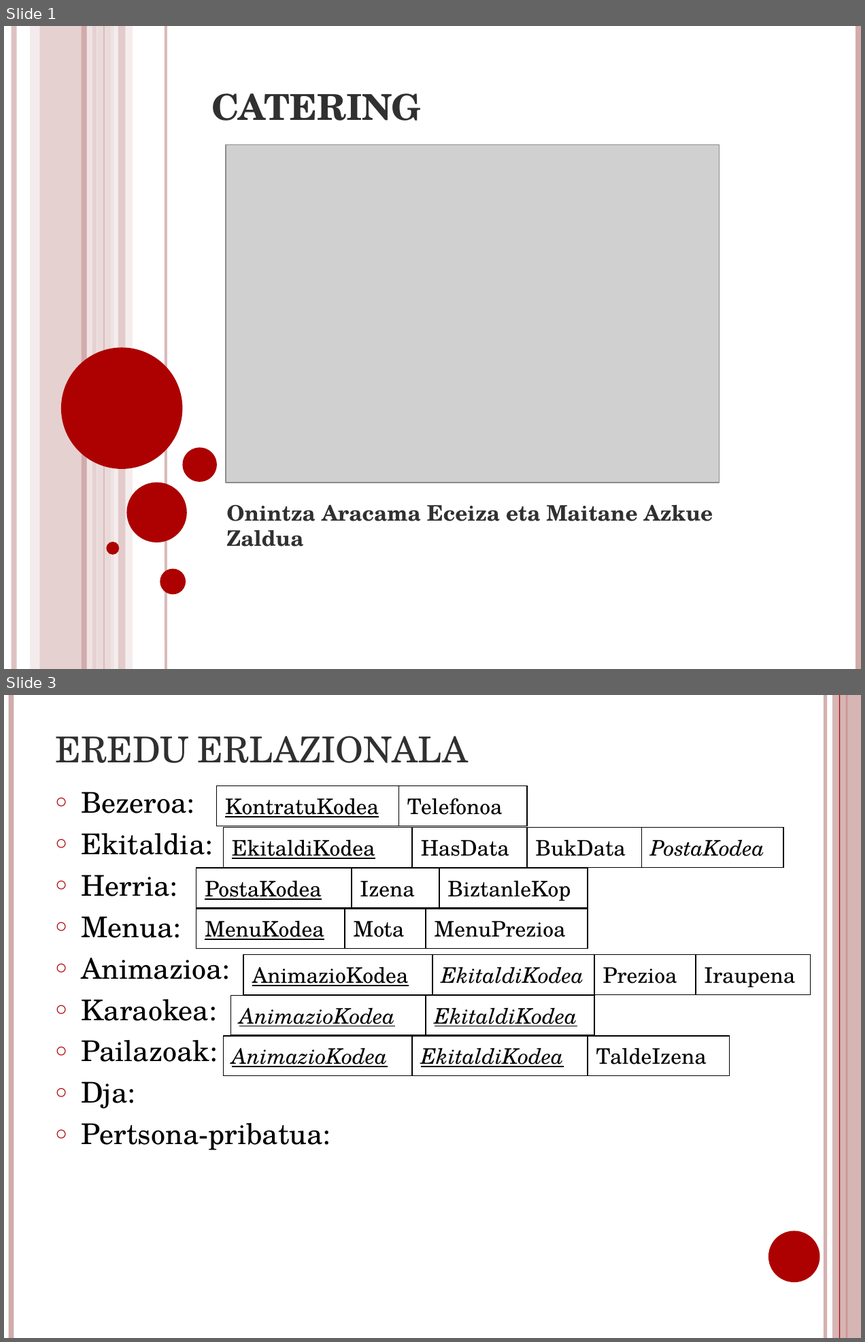
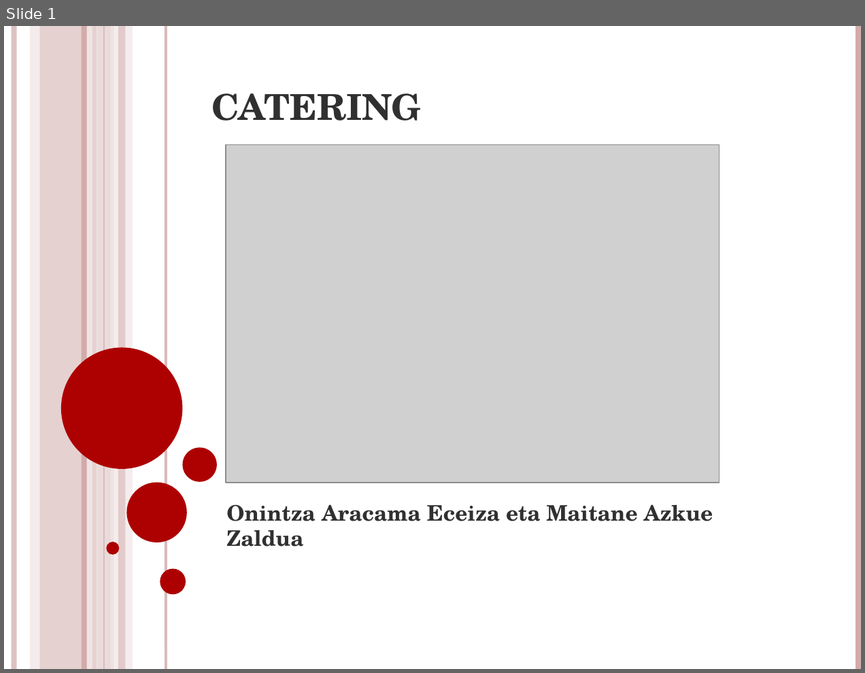
Before and after one commit to mazkue004/wso001m004, a slide deck: ikasleak/DBD/CATERING.pptx. Shown one above the other, each under a label of ours: slides 1 and 3 before the commit, slide 1 after it; the slides between them are not shown. The pictures are 865x1342 and 865x673 pixels, drawn with LibreOffice and Linux fonts; fonts in the diff are those of the drawing; grey boxes stand for pictures. Boxes give left, top, right and bottom in pixels: in the first picture for what was removed or moved away, otherwise in the second. Text is boxed around its words. In the diff, an @@ line names an element or a change of style, - is before the commit and + after.

```diff
--- a/ikasleak/DBD/CATERING.pptx
+++ b/ikasleak/DBD/CATERING.pptx
@@ slide 3 removed at [4,695,861,1338], background #FFFFFF @@
@@ line removed from (11, 695) to (11, 1338) @@
@@ line removed from (825, 695) to (825, 1338) @@
@@ rectangle removed at [832,695,861,1338] @@
@@ line removed from (839, 695) to (839, 1338) @@
@@ line removed from (847, 695) to (847, 1338) @@
@@ title removed at [55,736,468,763] @@
-EREDU ERLAZIONALA
@@ text removed at [81,792,330,1150] @@
-○ Bezeroa:
-○ Ekitaldia:
-○ Herria:
-○ Menua:
-○ Animazioa:
-○ Karaokea:
-○ Pailazoak:
-○ Dja:
-○ Pertsona-pribatua:
@@ table removed at [216,786,528,821], 1 rows, 2 columns @@
-KontratuKodea | Telefonoa
@@ table removed at [224,828,783,863], 1 rows, 4 columns @@
-EkitaldiKodea | HasData | BukData | PostaKodea
@@ table removed at [196,868,587,904], 1 rows, 3 columns @@
-PostaKodea | Izena | BiztanleKop
@@ table removed at [196,909,587,943], 1 rows, 3 columns @@
-MenuKodea | Mota | MenuPrezioa
@@ table removed at [244,955,810,990], 1 rows, 4 columns @@
-AnimazioKodea | EkitaldiKodea | Prezioa | Iraupena
@@ table removed at [231,995,594,1030], 1 rows, 2 columns @@
-AnimazioKodea | EkitaldiKodea
@@ table removed at [224,1035,729,1070], 1 rows, 3 columns @@
-AnimazioKodea | EkitaldiKodea | TaldeIzena
@@ ellipse removed at [768,1231,820,1282] @@
```
Also in this commit, not shown: 7 slides added, 1 other slide removed, 4 other files.
